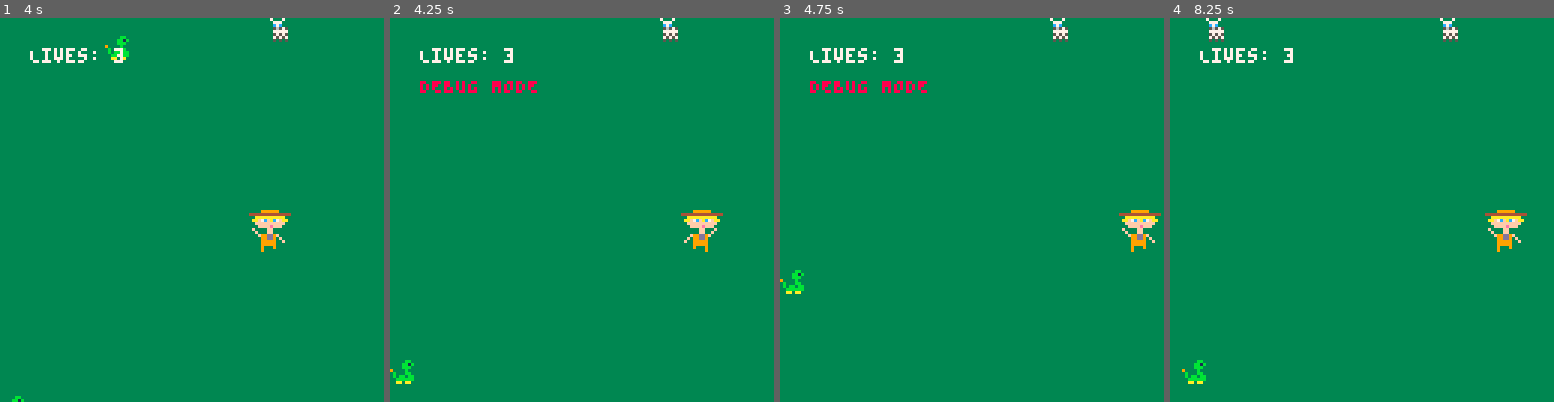
Above: before the commit, frames 1-4 (left to right).
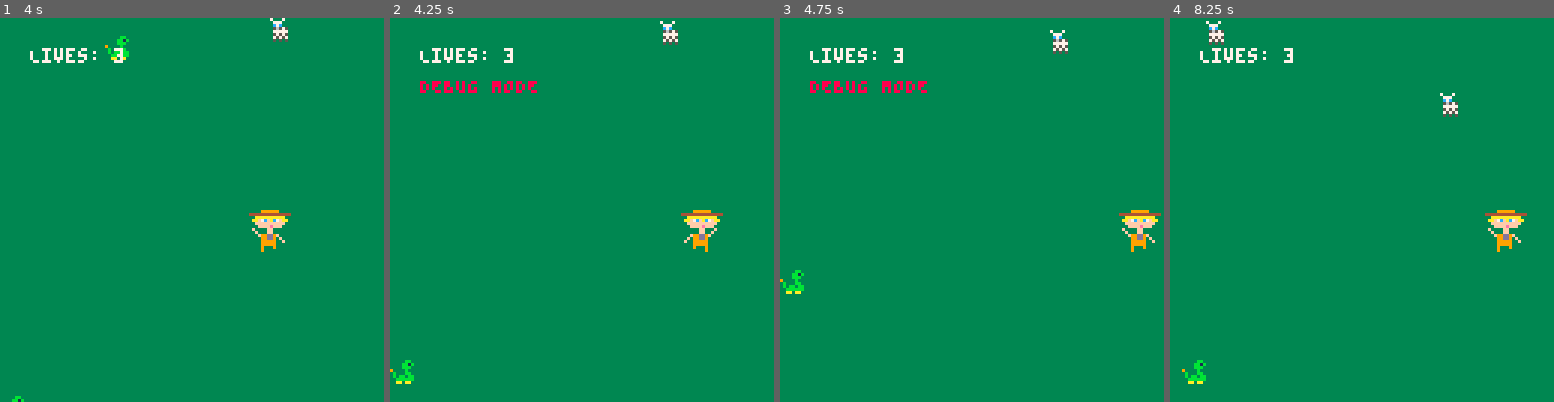
Above: after the commit, the same moments.

Repository: lorr94/ZOO-KEEPER-PICO-8-Game
Game: PICO-8 cartridge zoo_keeper.p8
Two runs of this game, one before a commit and one after it. Both use one fixed random seed, a clock stepped at 60 frames per second and the inputs below.
Inputs:
- Up to frame 1 (4 s): tap X (X key) at 0.33, 1.07, 1.85, 2.97 s; hold Right 1.6-2.1 s; hold Right 2.47-3.03 s; hold Left 3.08-3.58 s
- Up to frame 2 (4.25 s): hold Right from 4.02 s (still down); tap X (X key) at 4.08 s
- Up to frame 3 (4.75 s): release Right at 4.68 s
- Up to frame 4 (8.25 s): hold Left 5.08-5.68 s; tap X (X key) at 5.2, 6.32, 7.43 s; hold Right 6.08-6.58 s; hold Right 6.63-7.13 s; hold Right 7.5-8.07 s; hold Left from 8.12 s (still down)

Frame 1 is identical in both runs. In frame 2, 0.2% of the frame differs, in the area x 70-75%, y 0-8%; in frame 3, 0.3%; in frame 4, 0.6%, in the area x 9-75%, y 0-26%.

Commit message:
player fallback

Diff:
--- a/zoo_keeper.p8
+++ b/zoo_keeper.p8
@@ -20,6 +20,8 @@
 local animalspawntimer = animalspawnrate
 local maxanimals = 5  -- maximum number of animals
 local debugmode = false -- debug mode flag
+
+local animalspeed = 0.2 -- speed at which animals move down
 
 -- Game setup function
 function _init()
@@ -38,60 +40,7 @@
     printh("Boot zoo_keeper.")
 end
 
--- Update function (called every frame)
-function _update()
-    -- Toggle debug mode with key press (e.g., key 5)
-    if (btnp(5)) then
-        debugmode = not debugmode
-    end
-
-    if player.gameover then
-        return  -- Skip updating if the game is over
-    end
-
-    -- Update player position
-    if (btn(0)) then
-        player.x = player.x - player.speed  -- Move left
-        updateplayeranimation()
-    end
-    if (btn(1)) then
-        player.x = player.x + player.speed  -- Move right
-        updateplayeranimation()
-    end
-
-    -- Enforce player boundaries
-    if player.x < 0 then
-        player.x = 0
-    end
-    if player.x > 112 then
-        player.x = 112
-    end
-
-    -- Update other game entities
-    updateentities()
-
-    -- Check for collisions
-    checkcollisions()
-
-    -- Scroll background
-    scrollbackground()
-
-    -- Spawn obstacles and animals
-    spawnobstacles()
-    spawnanimals()
-
-    -- Handle immunity and flickering
-    if player.immune then
-        player.immune_time = player.immune_time - 1
-        if player.immune_time % 10 == 0 then
-            player.flicker_timer = not player.flicker_timer  -- Toggle flicker timer
-        end
-        if player.immune_time <= 0 then
-            player.immune = false
-            player.flicker_timer = 0
-        end
-    end
-end
+
 
 -- Draw function (called every frame)
 function _draw()
@@ -144,9 +93,11 @@
     end
 end
 
--- Function to update animal positions (modified to stand still)
+-- Function to update animal positions (modified to move slowly downward)
 function updateanimals()
-    -- Animals stand still, so no need for this function
+    for _, animal in pairs(animals) do
+        animal.y = animal.y + animalspeed  -- Move animals down slowly
+    end
 end
 
 -- Function to draw entities
@@ -200,6 +151,81 @@
 function scrollbackground()
     -- Scroll the background vertically based on the game's pace
     -- You can adjust the scrolling speed and add logic for looping backgrounds
+end
+
+
+
+-- Function to update player animation
+function updateplayeranimation()
+    player.framecount = player.framecount + 1
+    if player.framecount >= player.framedelay then
+        player.framecount = 0
+        if player.spriteheadindex == 1 then
+            player.spriteheadindex = 3  -- Switch to the second head sprite
+            player.spritebodyindex = 19  -- Switch to the second torso sprite
+        else
+            player.spriteheadindex = 1  -- Switch back to the first head sprite
+            player.spritebodyindex = 17  -- Switch back to the first torso sprite
+        end
+    end
+end
+-->8
+-- code block 1
+
+
+-- Update function (called every frame)
+function _update()
+    -- Toggle debug mode with key press (e.g., key 5)
+    if (btnp(5)) then
+        debugmode = not debugmode
+    end
+
+    if player.gameover then
+        return  -- Skip updating if the game is over
+    end
+
+    -- Update player position
+    if (btn(0)) then
+        player.x = player.x - player.speed  -- Move left
+        updateplayeranimation()
+    end
+    if (btn(1)) then
+        player.x = player.x + player.speed  -- Move right
+        updateplayeranimation()
+    end
+
+    -- Enforce player boundaries
+    if player.x < 0 then
+        player.x = 0
+    end
+    if player.x > 112 then
+        player.x = 112
+    end
+
+    -- Update other game entities
+    updateentities()
+
+    -- Check for collisions
+    checkcollisions()
+
+    -- Scroll background
+    scrollbackground()
+
+    -- Spawn obstacles and animals
+    spawnobstacles()
+    spawnanimals()
+
+    -- Handle immunity and flickering
+    if player.immune then
+        player.immune_time = player.immune_time - 1
+        if player.immune_time % 10 == 0 then
+            player.flicker_timer = not player.flicker_timer  -- Toggle flicker timer
+        end
+        if player.immune_time <= 0 then
+            player.immune = false
+            player.flicker_timer = 0
+        end
+    end
 end
 
 -- Function to check collisions
@@ -220,6 +246,12 @@
                 if player.lives <= 0 then
                     player.gameover = true
                 end
+                -- Move player up by the height of the player character (16 pixels)
+                player.y = player.y - 16
+                -- Ensure the player doesn't move out of the screen bounds
+                if player.y < 0 then
+                    player.y = 0
+                end
                 -- Remove the obstacle from the game
                 del(obstacles, obstacle)
                 break  -- Exit the loop after the first collision
@@ -248,23 +280,6 @@
         end
     end
 end
-
--- Function to update player animation
-function updateplayeranimation()
-    player.framecount = player.framecount + 1
-    if player.framecount >= player.framedelay then
-        player.framecount = 0
-        if player.spriteheadindex == 1 then
-            player.spriteheadindex = 3  -- Switch to the second head sprite
-            player.spritebodyindex = 19  -- Switch to the second torso sprite
-        else
-            player.spriteheadindex = 1  -- Switch back to the first head sprite
-            player.spritebodyindex = 17  -- Switch back to the first torso sprite
-        end
-    end
-end
--->8
--- code block 1
 __gfx__
 00000000000009999990000000000999999000000000000000099000000000000000000000000000000000000000000000000000000000000000000000000000
 00000000044444444444444004444444444444400000000000444400000000000000000000000000000000000000000000000000000000000000000000000000
Not shown, changed: Features + Mechanics.xlsx
